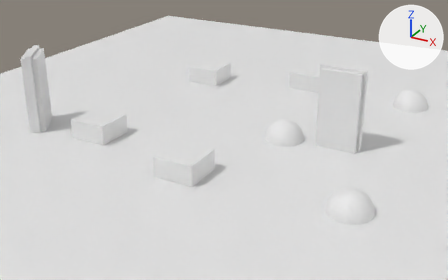
A saved change to the Blender file scenes/basic_portals.blend.
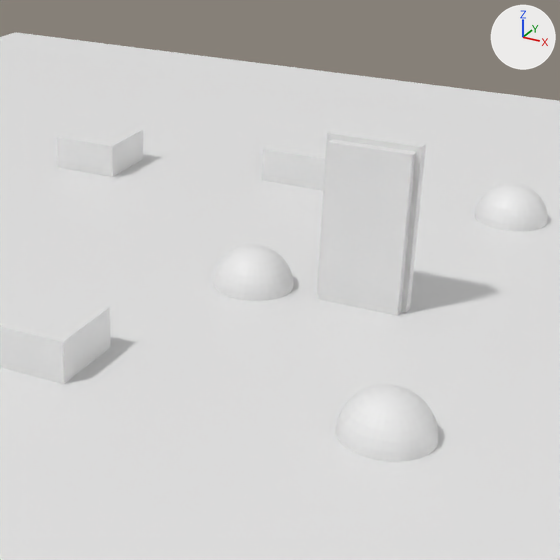
Old and new are each drawn whole from a camera (50 mm lens) standing at (12.67, -28.55, 12.77) and looking at (-2.32, -1.28, -0.86) and again close up on the part from 36% to 97% of the width and 0% to 97% of the height. The lights are fixed; the arrows at upper right show +X, +Y and +Z.

The scene before the commit, as lines of its bpy script (objects in view):
```python
me_cube = bpy.data.meshes.new('Cube')
me_cube.from_pydata(...)  # 16 vertices, 12 faces; spans x -1.0..1.0, y -1.0..1.0, z -1.0..1.0
me_portal1 = bpy.data.meshes.new('Portal1')
me_portal1.from_pydata(...)  # a box spanning x -1.0..1.0, y -0.4..0.4, z -2.0..2.0
me_sphere_002 = bpy.data.meshes.new('Sphere.002')
me_sphere_002.from_pydata(...)  # a UV sphere (32 segments, 16 rings, poles along z) spanning x -1.0..1.0, y -1.0..1.0, z -1.0..1.0
ob_cube_004 = bpy.data.objects.new('Cube.004', me_cube)
ob_cube_004.location = (4.0, -1.0, 2.0)
ob_cube_004.scale = (1.13, 0.149, 2.12)
ob_portal1 = bpy.data.objects.new('Portal1', me_portal1)
ob_portal1.location = (4.0, -1.0, 1.99)
ob_sphere_002 = bpy.data.objects.new('Sphere.002', me_sphere_002)
ob_sphere_002.location = (5.76, 6.49, 0.0)
# also in view: 'Cube.001' at (-1.13, -7.16, 0.0); 'Sphere.001' at (1.25, -1.34, 0.0); 'Sphere' at (6.56, -6.9, 0.0); 'Cube.002' at (-6.95, 5.23, 0.0); 'Cube.003' at (-0.76, 7.18, 0.0)
```
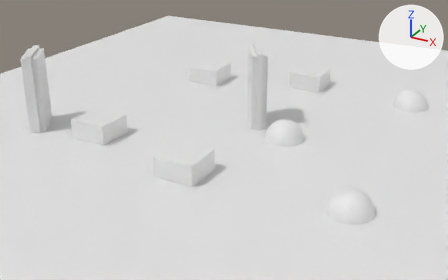
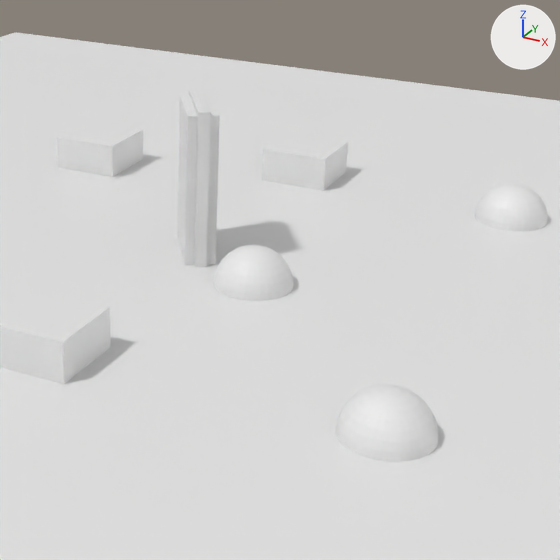
What changed in the scene script:
```text
Change ob_portal1:
    ob_portal1.location: (4.0, -1.0, 1.99) -> (-1.0, 0.0, 1.99)
    ob_portal1.rotation_euler: (0.0, 0.0, 0.0) -> (0.0, 0.0, -1.005)  # degrees (0, 0, 0) -> degrees (0, 0, -58)
Change ob_cube_004:
    ob_cube_004.location: (4.0, -1.0, 2.0) -> (-1.0, 0.0, 2.0)
    ob_cube_004.rotation_euler: (0.0, 0.0, 0.0) -> (0.0, 0.0, -1.005)  # degrees (0, 0, 0) -> degrees (0, 0, -58)
```

Changed parts and their boxes [x1, y1, x2, y2] in the close-ups (560 x 560 px):
'Portal1', moved, turned: before [318, 139, 416, 316]; after [177, 95, 220, 266]
'Cube.004', moved, turned: before [317, 130, 426, 313]; after [189, 89, 211, 267]
